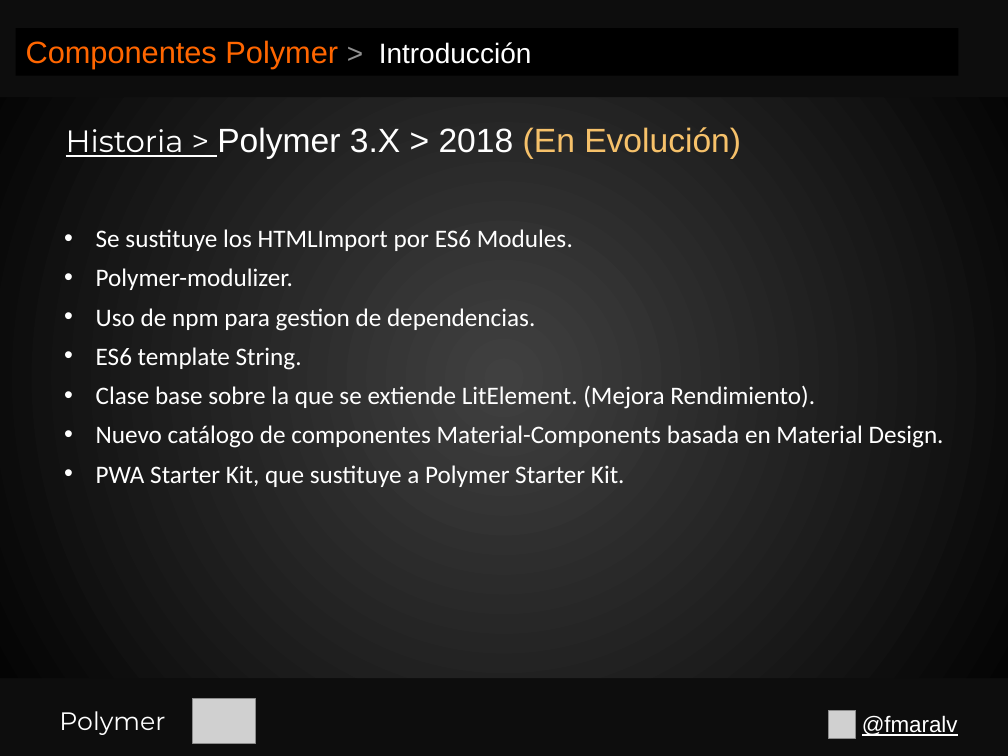
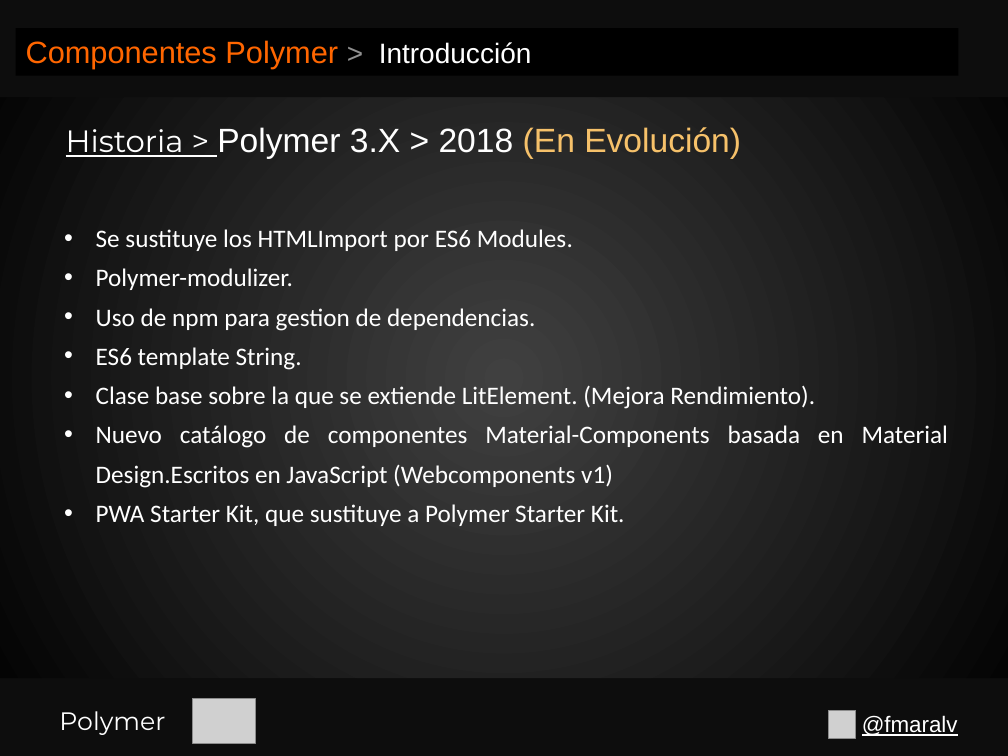
Before and after one commit to fmaralv/Presentacion, a slide deck: slide 50 of Polymer.pptx. Drawn at 1008x756 pixels with LibreOffice and Linux fonts; fonts in the diff are those of the drawing; grey boxes stand for pictures. Boxes give left, top, right and bottom in pixels: in the first picture for what was removed or moved away, otherwise in the second. Text is boxed around its words. In the diff, an @@ line names an element or a change of style, - is before the commit and + after.

```diff
--- a/Polymer.pptx
+++ b/Polymer.pptx
@@ text at [96,425,948,488]: text changed @@
-• Nuevo catálogo de componentes Material-Components basada en Material Design.
+• Nuevo catálogo de componentes Material-Components basada en Material Design.Escritos en JavaScript (Webcomponents v1)
```
Also in this commit, not shown: 5 other slides changed, 17 slides added.
